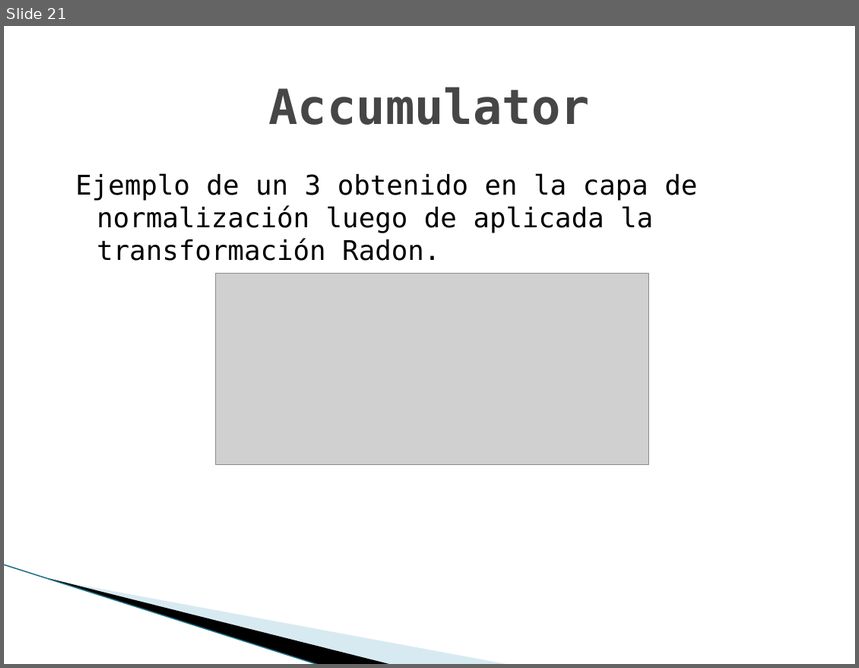
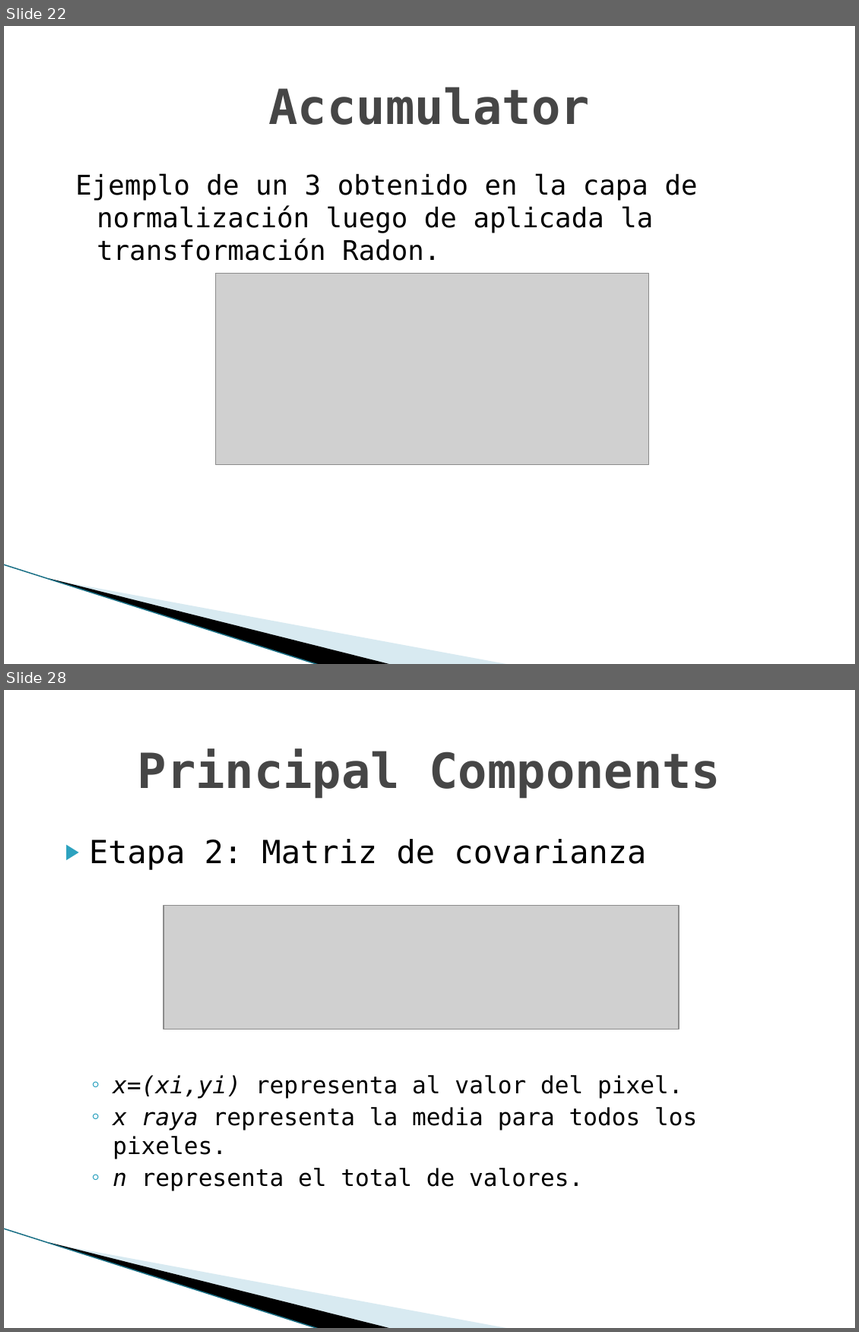
Before and after one commit to TechTinkerer42/TrabajosPracticos, a slide deck: doc/clase/presentacion.pptx. Shown one above the other, each under a label of ours: slide 21 before the commit, slides 22 and 28 after it; the slides between them are not shown. The pictures are 859x668 and 859x1332 pixels, drawn with LibreOffice and Linux fonts; fonts in the diff are those of the drawing; grey boxes stand for pictures; background and template pictures are left out. Boxes give left, top, right and bottom in pixels: in the first picture for what was removed or moved away, otherwise in the second. Text is boxed around its words. In the diff, an @@ line names an element or a change of style, - is before the commit and + after.

Commit message:
mas avanzes sobre la clase final para AA

```diff
--- a/doc/clase/presentacion.pptx
+++ b/doc/clase/presentacion.pptx
@@ slide 28 added at box(4, 690, 855, 1328), background #FFFFFF; not listed: 3 template elements that a slide beside it also shows @@
@@ title added at box(138, 749, 721, 798), 41 pt, text #464646, bold @@
+Principal Components
@@ text added at box(89, 839, 697, 1192), 20 pt, text #000000 @@
+▶ Etapa 2: Matriz de covarianza
+  ◦ x=(xi,yi) representa al valor del pixel.
+  ◦ x raya representa la media para todos los pixeles.
+  ◦ n representa el total de valores.
@@ picture added at box(163, 905, 678, 1029) @@
@@ what was slide 21 is now slide 22 @@
```
Also in this commit, not shown: 3 slides changed, 11 other slides added, 3 slides removed, 9 other files.
